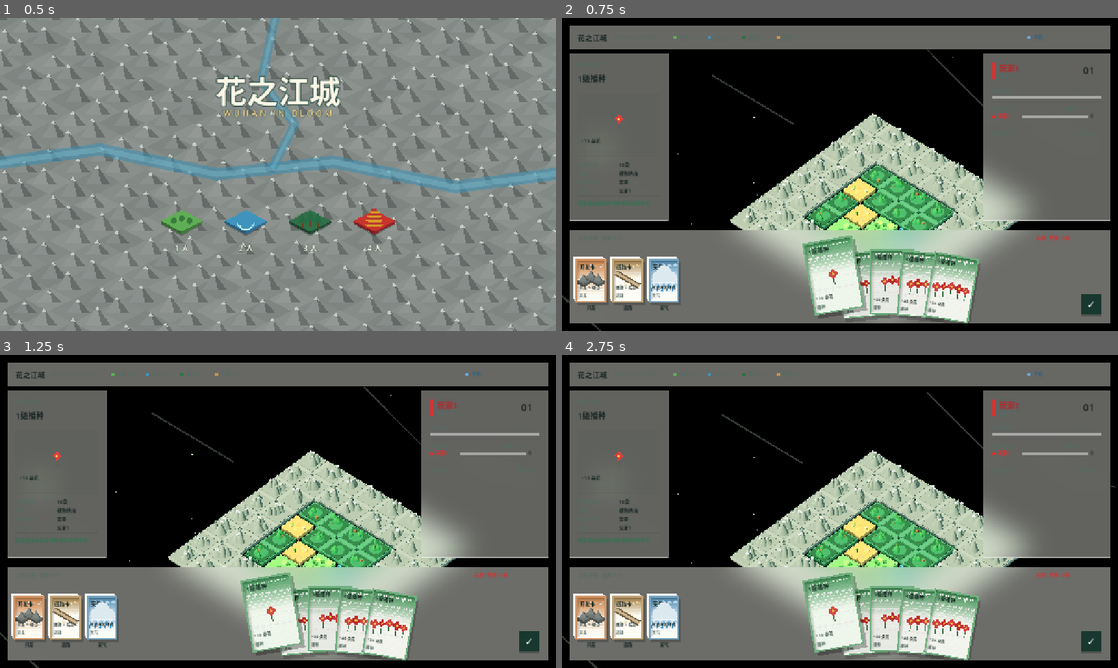
Above: before the commit, frames 1-4 (two rows, left to right).
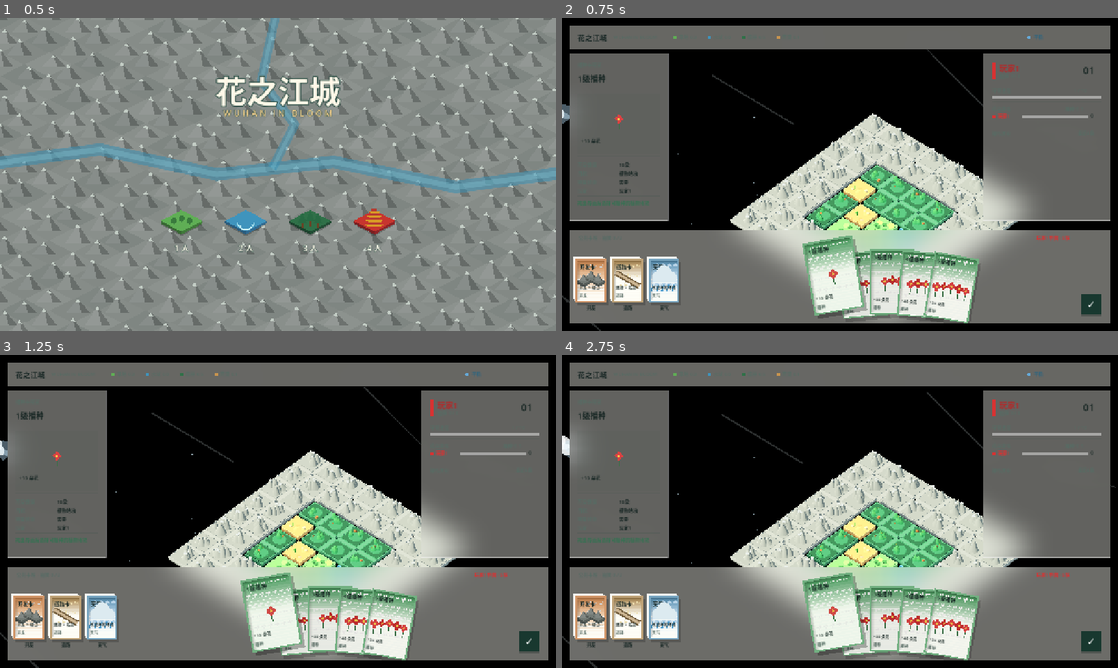
Above: after the commit, the same moments.

Repository: KurtZhang01/growcassonne
Game: Godot game, scene res://scenes/main.tscn
Same seed, same stepped clock (60 frames per second), same inputs: the game is played once before the commit and once after it.
Inputs (mouse positions are in pixels of both pictures, inside the frame that each line leads up to):
- Up to frame 1 (0.5 s): no input
- Up to frame 2 (0.75 s): tap Enter at 0.5 s; move the mouse to (962, 158) at 0.52 s; tap 1 at 0.6 s; click (962, 158) at 0.67 s
- Up to frame 3 (1.25 s): tap Space at 0.77 s
- Up to frame 4 (2.75 s): tap Space at 1.25 s; drag from (728, 527) to (812, 574) at 1.27 s; move the mouse to (895, 442) at 2.02 s; tap 3 at 2.1 s; click (895, 442) at 2.17 s

Frame 1 is identical in both runs. In frame 2, 5.9% of the frame differs, in the area x 0-82%, y 12-68%; in frame 3, 5.9%; in frame 4, 6.1%, in the area x 0-82%, y 24-68%.

Commit message:
Brighten world with white blue sky

Diff:
--- a/scripts/main3d.gd
+++ b/scripts/main3d.gd
@@ -150,13 +150,13 @@
 
 	var fill = DirectionalLight3D.new()
 	fill.rotation_degrees = Vector3(30, 150, 0)
-	fill.light_energy = 0.22; fill.light_color = Color("#87c5c7")
+	fill.light_energy = 0.18; fill.light_color = Color("#b9ddf0")
 	fill.sky_mode = DirectionalLight3D.SKY_MODE_LIGHT_ONLY
 	add_child(fill)
 
 	var rim = DirectionalLight3D.new()
 	rim.rotation_degrees = Vector3(-10, -120, 0)
-	rim.light_energy = 0.10; rim.light_color = Color("#f5b766")
+	rim.light_energy = 0.08; rim.light_color = Color("#d8ecf7")
 	rim.sky_mode = DirectionalLight3D.SKY_MODE_LIGHT_ONLY
 	add_child(rim)
 
@@ -167,8 +167,8 @@
 	sky.process_mode = Sky.PROCESS_MODE_REALTIME; sky.radiance_size = Sky.RADIANCE_SIZE_128
 	e.background_mode = Environment.BG_SKY; e.sky = sky
 	e.ambient_light_source = Environment.AMBIENT_SOURCE_COLOR
-	e.ambient_light_color = Color("#a7d6c4")
-	e.ambient_light_energy = 0.60
+	e.ambient_light_color = Color("#e8f5fb")
+	e.ambient_light_energy = 0.66
 	e.tonemap_mode = Environment.TONE_MAPPER_FILMIC
 	e.glow_enabled = true; e.glow_intensity = 0.14; e.glow_bloom = 0.02
 	env.environment = e; add_child(env)
@@ -275,37 +275,31 @@
 	return material
 
 func _spawn_cloud_layer():
-	var grass_mat = _sky_prop_material(Color(0.58, 0.82, 0.46, 0.72))
-	var earth_mat = _sky_prop_material(Color(0.34, 0.46, 0.30, 0.66))
-	var trunk_mat = _sky_prop_material(Color(0.42, 0.29, 0.17, 0.70))
-	var leaf_mat = _sky_prop_material(Color(0.22, 0.55, 0.36, 0.70))
-	var islet_positions = [
-		Vector3(-14, 2.3, -8), Vector3(-10, 3.8, 8), Vector3(-3, 5.2, -13),
-		Vector3(8, 3.2, 10), Vector3(13, 4.7, -3), Vector3(15, 1.8, 6),
+	var pearl_mat = _sky_prop_material(Color(0.99, 1.00, 1.00, 0.72))
+	var shade_mat = _sky_prop_material(Color(0.72, 0.86, 0.95, 0.34))
+	var cloud_positions = [
+		Vector3(-15, 3.0, -9), Vector3(-13, 4.2, 8), Vector3(-4, 5.8, -15),
+		Vector3(10, 3.8, 12), Vector3(15, 5.2, -4), Vector3(17, 2.6, 7),
 	]
-	for islet_index in islet_positions.size():
-		var islet = Node3D.new(); islet.position = islet_positions[islet_index]
-		islet.set_meta("speed", randf_range(0.07, 0.14)); islet.set_meta("base_z", islet.position.z)
-		islet.set_meta("base_y", islet.position.y); islet.set_meta("bob", randf_range(0.10, 0.22))
-		islet.set_meta("phase", randf() * TAU); sky_root.add_child(islet); drifting_clouds.append(islet)
-		islet.scale = Vector3.ONE * randf_range(0.55, 0.82)
-		var top = MeshInstance3D.new(); var top_mesh = BoxMesh.new()
-		top_mesh.size = Vector3(randf_range(0.95, 1.35), 0.12, randf_range(0.56, 0.86))
-		top.mesh = top_mesh; top.material_override = grass_mat; top.position.y = 0.08; islet.add_child(top)
-		var base = MeshInstance3D.new(); var base_mesh = CylinderMesh.new()
-		base_mesh.top_radius = randf_range(0.42, 0.62); base_mesh.bottom_radius = randf_range(0.18, 0.30)
-		base_mesh.height = randf_range(0.45, 0.68); base_mesh.radial_segments = 6
-		base.mesh = base_mesh; base.material_override = earth_mat; base.position.y = -0.25; islet.add_child(base)
-		if islet_index % 2 == 0:
-			var trunk = MeshInstance3D.new(); var trunk_mesh = CylinderMesh.new()
-			trunk_mesh.top_radius = 0.025; trunk_mesh.bottom_radius = 0.035; trunk_mesh.height = 0.28; trunk_mesh.radial_segments = 6
-			trunk.mesh = trunk_mesh; trunk.material_override = trunk_mat; trunk.position.y = 0.28; islet.add_child(trunk)
-			var crown = MeshInstance3D.new(); var crown_mesh = SphereMesh.new()
-			crown_mesh.radius = 0.18; crown_mesh.height = 0.26; crown_mesh.radial_segments = 8; crown_mesh.rings = 4
-			crown.mesh = crown_mesh; crown.material_override = leaf_mat; crown.position.y = 0.50; crown.scale = Vector3(1.25, 0.75, 1.0); islet.add_child(crown)
+	for cloud_index in cloud_positions.size():
+		var cloud = Node3D.new(); cloud.position = cloud_positions[cloud_index]
+		cloud.set_meta("speed", randf_range(0.055, 0.10)); cloud.set_meta("base_z", cloud.position.z)
+		cloud.set_meta("base_y", cloud.position.y); cloud.set_meta("bob", randf_range(0.07, 0.14))
+		cloud.set_meta("phase", randf() * TAU); sky_root.add_child(cloud); drifting_clouds.append(cloud)
+		cloud.scale = Vector3.ONE * randf_range(0.72, 1.08)
+		for puff_index in 4:
+			var puff = MeshInstance3D.new(); var puff_mesh = SphereMesh.new()
+			puff_mesh.radius = 0.38 + float(puff_index % 2) * 0.08
+			puff_mesh.height = puff_mesh.radius * 1.25; puff_mesh.radial_segments = 8; puff_mesh.rings = 4
+			puff.mesh = puff_mesh; puff.material_override = pearl_mat if puff_index < 3 else shade_mat
+			puff.position = Vector3((puff_index - 1.5) * 0.35, 0.08 + (puff_index % 2) * 0.13, (puff_index % 3 - 1) * 0.12)
+			puff.scale = Vector3(1.25, 0.68, 0.92); cloud.add_child(puff)
+		var cloud_base = MeshInstance3D.new(); var base_mesh = BoxMesh.new()
+		base_mesh.size = Vector3(1.48, 0.13, 0.52); cloud_base.mesh = base_mesh
+		cloud_base.material_override = shade_mat; cloud_base.position.y = -0.10; cloud.add_child(cloud_base)
 
 func _spawn_mist_banks():
-	var mist_material = _sky_prop_material(Color(0.88, 0.98, 0.88, 0.20))
+	var mist_material = _sky_prop_material(Color(0.94, 0.98, 1.00, 0.16))
 	for i in 9:
 		var mist = Node3D.new()
 		var angle = TAU * float(i) / 9.0 + randf_range(-0.16, 0.16)
@@ -320,8 +314,8 @@
 		ribbon.rotation_degrees.y = randf_range(-18, 18); mist.add_child(ribbon)
 
 func _spawn_sky_motes():
-	var mote_material = _soft_material(Color(0.74, 1.0, 0.72, 0.72), 1.4)
-	for i in 28:
+	var mote_material = _soft_material(Color(0.82, 0.94, 1.00, 0.48), 0.65)
+	for i in 20:
 		var mote = MeshInstance3D.new(); var mesh = SphereMesh.new()
 		mesh.radius = randf_range(0.018, 0.038); mesh.height = mesh.radius * 2.0; mesh.radial_segments = 6; mesh.rings = 3
 		mote.mesh = mesh; mote.material_override = mote_material
--- a/shaders/dynamic_sky.gdshader
+++ b/shaders/dynamic_sky.gdshader
@@ -28,13 +28,13 @@
 
 vec3 sky_gradient(vec3 direction) {
 	float height = clamp(direction.y * 0.5 + 0.5, 0.0, 1.0);
-	vec3 lower = vec3(0.520, 0.810, 0.800);
-	vec3 middle = vec3(0.650, 0.880, 0.820);
-	vec3 upper = vec3(0.430, 0.700, 0.810);
-	vec3 color = mix(lower, middle, smoothstep(0.0, 0.48, height));
-	color = mix(color, upper, smoothstep(0.48, 1.0, height));
-	float broad_haze = exp(-pow((height - 0.34) * 2.10, 2.0));
-	return color + vec3(0.095, 0.105, 0.070) * broad_haze;
+	vec3 lower = vec3(0.985, 0.992, 1.000);
+	vec3 horizon = vec3(0.945, 0.980, 1.000);
+	vec3 upper = vec3(0.530, 0.790, 0.940);
+	vec3 color = mix(lower, horizon, smoothstep(0.0, 0.46, height));
+	color = mix(color, upper, smoothstep(0.46, 1.0, height));
+	float broad_haze = exp(-pow((height - 0.38) * 2.65, 2.0));
+	return mix(color, vec3(0.995, 0.998, 1.000), broad_haze * 0.34);
 }
 
 vec4 moving_clouds(vec3 direction) {
@@ -44,11 +44,11 @@
 	float wisps = cloud_field(direction * 6.4 + fast_wind);
 	float height = direction.y * 0.5 + 0.5;
 	float cloud_band = smoothstep(0.02, 0.18, height) * (1.0 - smoothstep(0.78, 0.96, height));
-	float density = smoothstep(0.66, 0.84, broad * 0.82 + wisps * 0.18) * cloud_band;
-	float soft_edge = smoothstep(0.58, 0.78, broad) * cloud_band;
-	float alpha = clamp(density * 0.24 + soft_edge * 0.06, 0.0, 0.24);
-	vec3 shadow = vec3(0.76, 0.90, 0.85);
-	vec3 pearl = vec3(0.98, 1.00, 0.92);
+	float density = smoothstep(0.67, 0.86, broad * 0.82 + wisps * 0.18) * cloud_band;
+	float soft_edge = smoothstep(0.60, 0.80, broad) * cloud_band;
+	float alpha = clamp(density * 0.16 + soft_edge * 0.04, 0.0, 0.18);
+	vec3 shadow = vec3(0.77, 0.88, 0.96);
+	vec3 pearl = vec3(0.99, 1.00, 1.00);
 	vec3 color = mix(shadow, pearl, smoothstep(0.50, 0.82, wisps));
 	return vec4(color, alpha);
 }
@@ -62,7 +62,7 @@
 		vec3 color = sky_gradient(EYEDIR);
 		color = mix(color, HALF_RES_COLOR.rgb, HALF_RES_COLOR.a);
 		float atmosphere = value_noise(EYEDIR * 2.2 + vec3(TIME * 0.010, 0.0, 0.0));
-		color += vec3(0.018, 0.030, 0.024) * atmosphere;
+		color += vec3(0.010, 0.018, 0.026) * atmosphere;
 		COLOR = color;
 	}
 }
